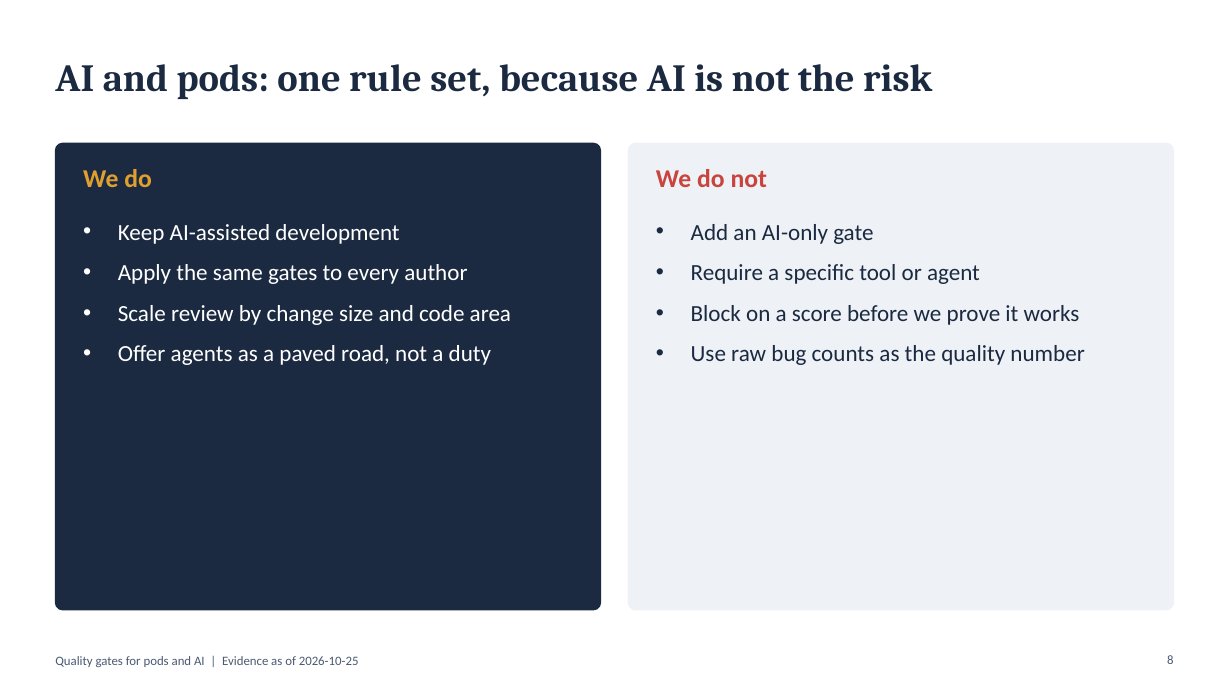
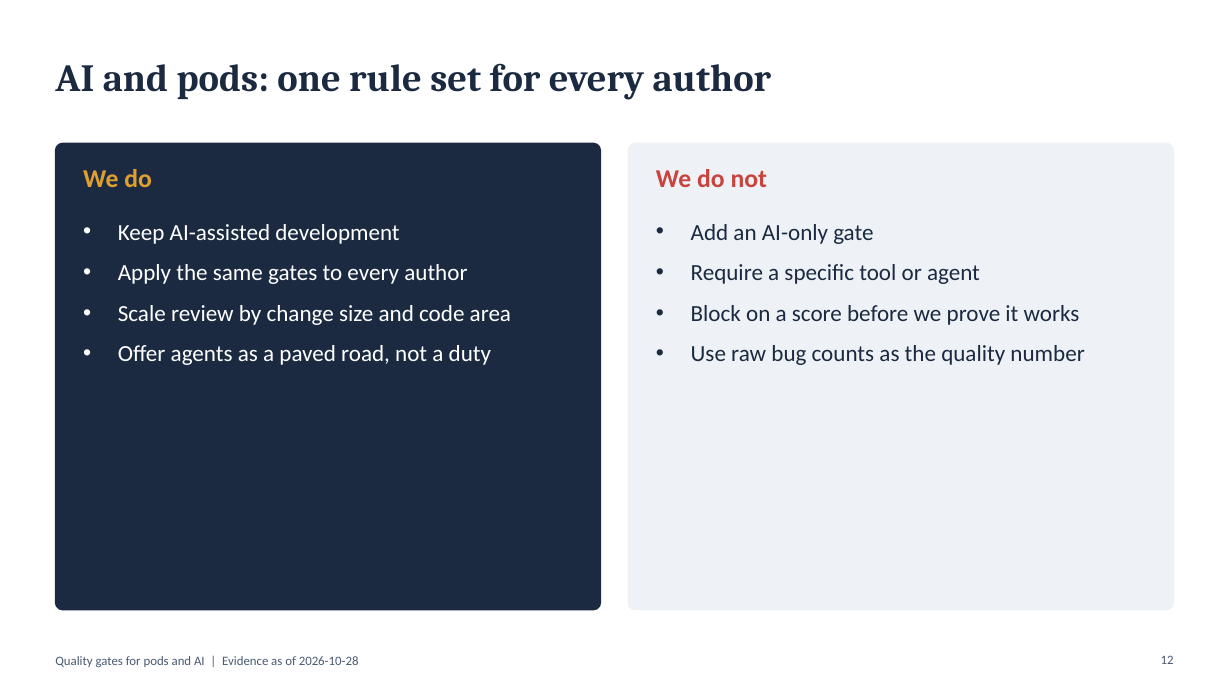
Before and after one commit to Guy-nice/ai-quality-discovery-factory, a slide deck: slide 12 of docs/05-summary/offsite-deck.pptx (slide 8 before the commit). Drawn at 1232x693 pixels with LibreOffice and Linux fonts; fonts in the diff are those of the drawing. Boxes give left, top, right and bottom in pixels: in the first picture for what was removed or moved away, otherwise in the second. Text is boxed around its words. In the diff, an @@ line names an element or a change of style, - is before the commit and + after.

```diff
--- a/docs/05-summary/offsite-deck.pptx
+++ b/docs/05-summary/offsite-deck.pptx
@@ title at [55, 63, 772, 100]: text changed @@
-AI and pods: one rule set, because AI is not the risk
+AI and pods: one rule set for every author
@@ text at [55, 656, 359, 667]: text changed @@
-Quality gates for pods and AI | Evidence as of 2026-10-25
+Quality gates for pods and AI | Evidence as of 2026-10-28
@@ page number at [1161, 655, 1174, 664]: text changed @@
-8
+12
```
Also in this commit, not shown: 10 other slides changed, 5 slides added, 1 slide removed, 4 other files.
